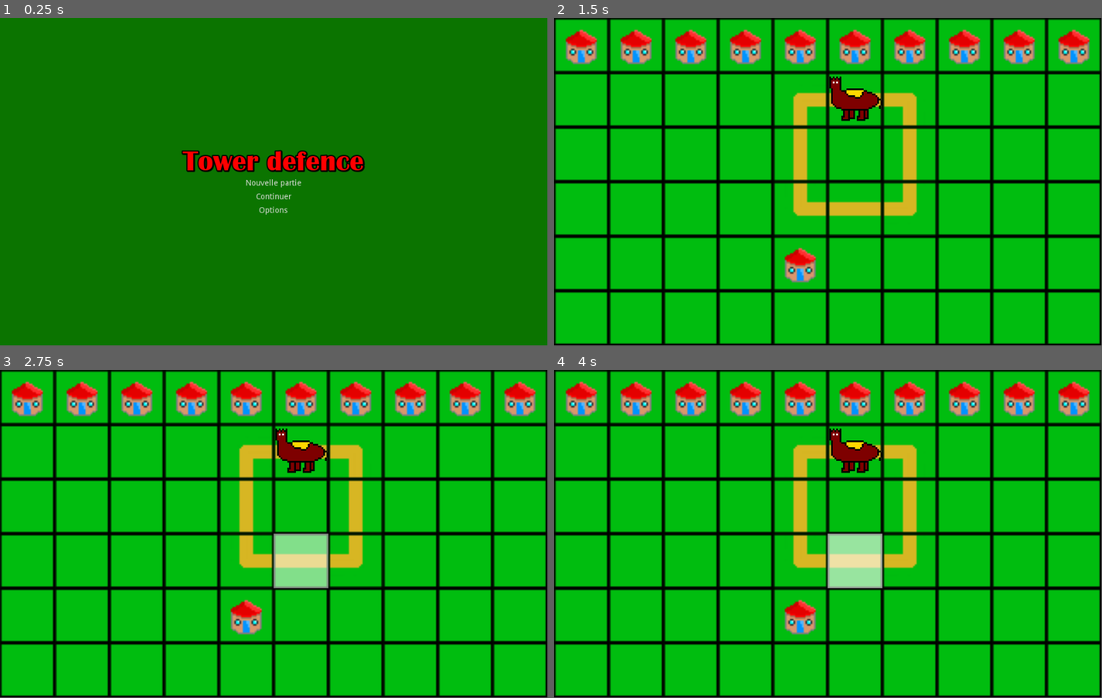
Above: before the commit, frames 1-4 (two rows, left to right).
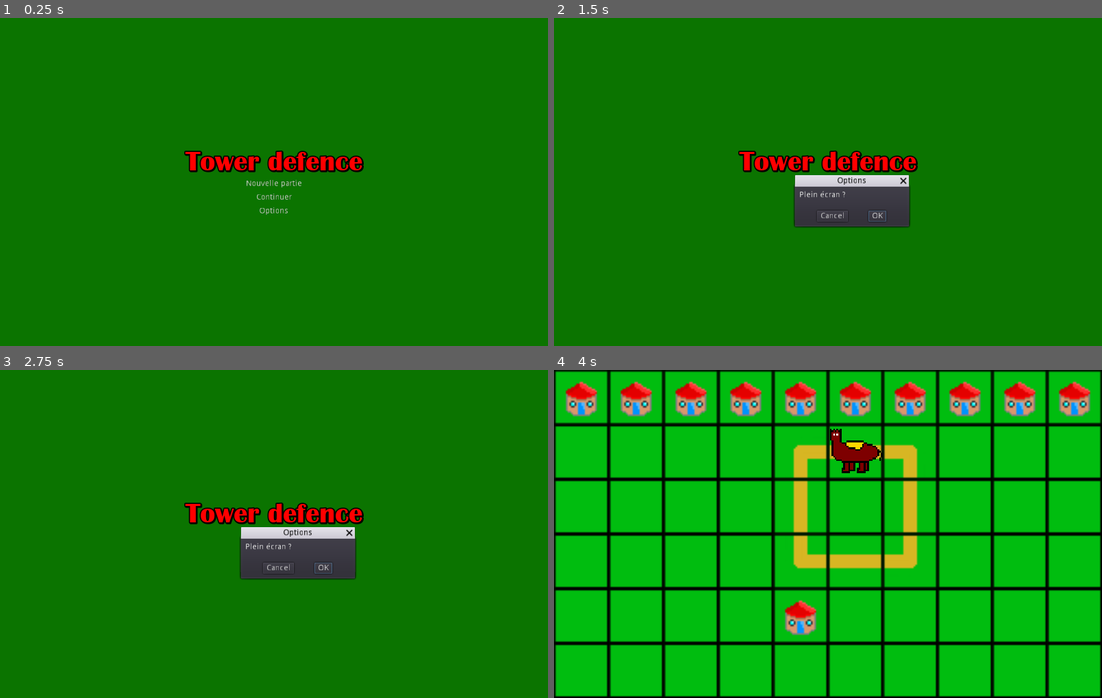
Above: after the commit, the same moments.

Repository: notpolarstar/towerdefence
Game: Godot game, scene res://EcranTitre.tscn
Two runs of this game, one before a commit and one after it. Both use one fixed random seed, a clock stepped at 60 frames per second and the inputs below.
Inputs (mouse positions are in pixels of both pictures, inside the frame that each line leads up to):
- Up to frame 1 (0.25 s): no input
- Up to frame 2 (1.5 s): click (828, 211) at 0.5 s, where only the run after the commit has a clickable "Options"; click "Nouvelle partie" at 1.25 s
- Up to frame 3 (2.75 s): click (274, 534) at 2 s, where only the run after the commit has a clickable "Nouvelle partie"
- Up to frame 4 (4 s): click (877, 566) at 2.75 s, where only the run after the commit has a clickable "OK"; click (828, 534) at 3.5 s, where only the run after the commit has a clickable "Nouvelle partie"
The window is 799x479 before the commit and 800x480 after it. Grey fills any space a smaller window leaves; there, only what the larger window draws over its background counts as a difference.

The runs differ from the first frame. In frame 1, 1.2% of the frame differs, in the area x 33-67%, y 40-60%; in frame 2, 96%; in frame 3, 96%, in the area x 0-100%, y 0-100%; in frame 4, 9.6%.

Commit message:
Semaine 2

Diff:
--- a/towerdefence/EcranTitre.tscn
+++ b/towerdefence/EcranTitre.tscn
@@ -1,7 +1,8 @@
-[gd_scene load_steps=4 format=2]
+[gd_scene load_steps=5 format=2]
 
 [ext_resource path="res://BRITANIC.TTF" type="DynamicFontData" id=1]
 [ext_resource path="res://Nouvelle partie.gd" type="Script" id=2]
+[ext_resource path="res://Options.gd" type="Script" id=3]
 
 [sub_resource type="DynamicFont" id=1]
 size = 50
@@ -83,11 +84,25 @@
 margin_top = 329.0
 margin_right = 960.0
 margin_bottom = 349.0
-mouse_filter = 2
 text = "Options"
 flat = true
+script = ExtResource( 3 )
+__meta__ = {
+"_edit_use_anchors_": false
+}
+
+[node name="ConfirmationDialog" type="ConfirmationDialog" parent="MarginContainer/VBoxContainer/Options"]
+visible = true
+anchor_left = 0.44
+anchor_top = 0.514
+anchor_right = 0.44
+anchor_bottom = 0.514
+window_title = "Options"
+dialog_text = "Plein écran ?"
 __meta__ = {
 "_edit_use_anchors_": false
 }
 
 [connection signal="pressed" from="MarginContainer/VBoxContainer/Nouvellepartie" to="MarginContainer/VBoxContainer/Nouvellepartie" method="_on_Nouvellepartie_pressed"]
+[connection signal="pressed" from="MarginContainer/VBoxContainer/Options" to="MarginContainer/VBoxContainer/Options" method="_on_Options_pressed"]
+[connection signal="confirmed" from="MarginContainer/VBoxContainer/Options/ConfirmationDialog" to="MarginContainer/VBoxContainer/Options" method="_on_ConfirmationDialog_confirmed"]
--- a/towerdefence/Nouvelle partie.gd
+++ b/towerdefence/Nouvelle partie.gd
@@ -1,5 +1,3 @@
 extends Control
-func _ready():
-	print("test")
 func _on_Nouvellepartie_pressed():
 	get_tree().change_scene("res://partie.tscn");
--- /dev/null
+++ b/towerdefence/Options.gd
@@ -0,0 +1,12 @@
+extends Control
+onready var options = get_node("ConfirmationDialog")
+
+func _on_Options_pressed():
+	options.popup()
+
+func _on_ConfirmationDialog_confirmed():
+	OS.window_fullscreen = !OS.window_fullscreen
+
+func _process(_delta):
+	if (Input.is_action_just_pressed("fullscreen")):
+		OS.window_fullscreen = false
--- a/towerdefence/partie.tscn
+++ b/towerdefence/partie.tscn
@@ -801,3 +801,16 @@
 __meta__ = {
 "_edit_use_anchors_": false
 }
+
+[node name="ConfirmationDialog" type="ConfirmationDialog" parent="."]
+margin_left = 380.0
+margin_top = 251.0
+margin_right = 580.0
+margin_bottom = 321.0
+window_title = "Veuillez confirmer…"
+dialog_text = "     Quitter à l'écran titre ?"
+__meta__ = {
+"_edit_use_anchors_": false
+}
+
+[connection signal="confirmed" from="ConfirmationDialog" to="." method="_on_ConfirmationDialog_confirmed"]
--- a/towerdefence/project.godot
+++ b/towerdefence/project.godot
@@ -19,6 +19,16 @@
 window/size/width=960
 window/size/height=576
 window/dpi/allow_hidpi=true
+window/stretch/mode="2d"
+window/stretch/aspect="keep"
+
+[input]
+
+fullscreen={
+"deadzone": 0.5,
+"events": [ Object(InputEventKey,"resource_local_to_scene":false,"resource_name":"","device":0,"alt":false,"shift":false,"control":false,"meta":false,"command":false,"pressed":false,"scancode":16777217,"physical_scancode":0,"unicode":0,"echo":false,"script":null)
+ ]
+}
 
 [physics]
 
--- a/towerdefence/select.gd
+++ b/towerdefence/select.gd
@@ -1,13 +1,14 @@
 extends Control
 onready var tween = get_node("Tween")
 onready var colorrect = get_node("KinematicBody2D/ColorRect")
+onready var quitter = get_node("ConfirmationDialog")
 var x = 0
 var y = 0
 
 func _ready():
 	colorrect.visible = 0
 
-func _process(delta):
+func _process(_delta):
 	var mos_pos = get_global_mouse_position()
 	x = int(mos_pos[0]/96)*96
 	y = int(mos_pos[1]/96)*96
@@ -20,3 +21,9 @@
 		tween.interpolate_property(colorrect,"modulate",Color(1,1,1,0.75),Color(1,1,1,0.4),1,Tween.TRANS_LINEAR, Tween.EASE_IN_OUT)
 		tween.start()
 		colorrect.visible = 1
+	if (Input.is_action_just_pressed("fullscreen")):
+		OS.window_fullscreen = false
+		quitter.popup()
+
+func _on_ConfirmationDialog_confirmed():
+	get_tree().change_scene("res://EcranTitre.tscn");
Not shown, added: towerdefence/export_presets.cfg
